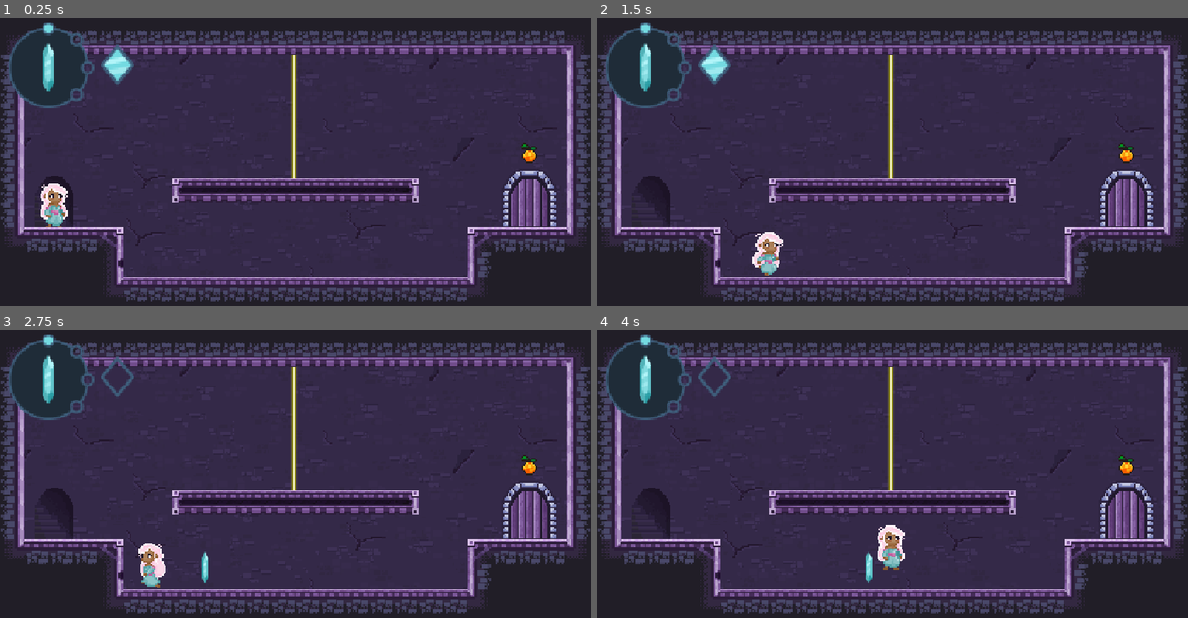
Above: before the commit, frames 1-4 (two rows, left to right).
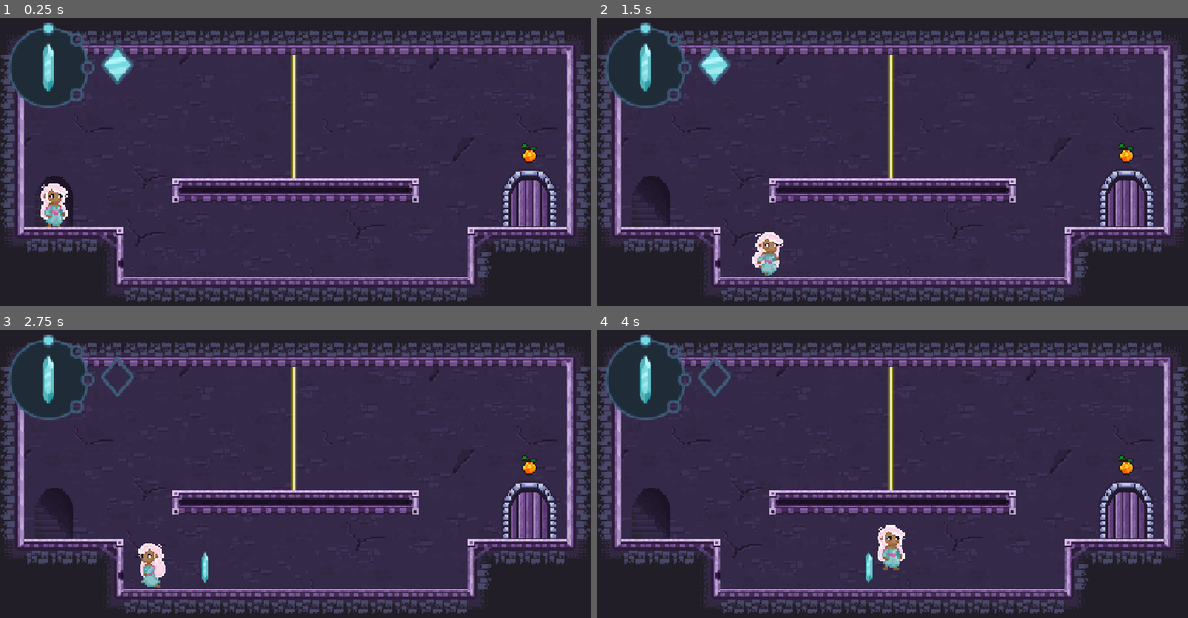
Above: after the commit, the same moments.

Repository: Lucas-Ibiapina4/ST-Challenge
Game: Godot game, scene res://World/world.tscn
Same seed, same stepped clock (60 frames per second), same inputs: the game is played once before the commit and once after it.
Inputs:
- Up to frame 1 (0.25 s): no input
- Up to frame 2 (1.5 s): tap Enter at 0.5 s; hold D (right_move) from 0.53 s (still down); tap Q (create_cristal) at 0.6 s; tap W (jump) at 0.77 s; tap E (remove_cristal) at 1.35 s
- Up to frame 3 (2.75 s): tap W (jump) at 1.52 s; release D (right_move) at 2.03 s; hold A (left_move) from 2.03 s (still down); tap Q (create_cristal) at 2.1 s
- Up to frame 4 (4 s): release A (left_move) at 2.78 s; hold D (right_move) from 2.78 s (still down); tap E (remove_cristal) at 2.85 s; tap W (jump) at 3.02, 3.77 s; tap Q (create_cristal) at 3.6 s

The runs differ from the first frame. In frame 1, 0.3% of the frame differs, in the area x 1-99%, y 54-73%; in frame 2, 0.3%; in frame 3, 0.3%; in frame 4, 0.3%.

Commit message:
Feat: Menu

Diff:
--- a/Scenes/level_01.tscn
+++ b/Scenes/level_01.tscn
@@ -537,7 +537,7 @@
 sources/1 = SubResource("TileSetAtlasSource_g0uxb")
 
 [node name="Level01" type="Node2D" unique_id=2013607221 groups=["floor"]]
-position = Vector2(106, 433)
+position = Vector2(558, 449)
 script = ExtResource("1_g0uxb")
 quota = 1
 
--- /dev/null
+++ b/Scripts/main_menu.gd
@@ -0,0 +1,6 @@
+extends Control
+
+#@export_file() var first_fase : String
+
+func _on_play_pressed() -> void:
+	get_tree().change_scene_to_file("res://World/world.tscn")
--- /dev/null
+++ b/World/MenuPrincipal.tscn
@@ -0,0 +1,38 @@
+[gd_scene format=3 uid="uid://uh3ugvqm5fri"]
+
+[ext_resource type="Script" uid="uid://dhhs0ta30enad" path="res://Scripts/main_menu.gd" id="1_ecvxa"]
+
+[node name="MainMenu" type="Control" unique_id=1277070991]
+layout_mode = 3
+anchors_preset = 15
+anchor_right = 1.0
+anchor_bottom = 1.0
+grow_horizontal = 2
+grow_vertical = 2
+script = ExtResource("1_ecvxa")
+first_fase = "uid://8lj3jwhex7fq"
+
+[node name="CenterContainer" type="CenterContainer" parent="." unique_id=852391430]
+layout_mode = 0
+offset_left = 16.0
+offset_top = 143.0
+offset_right = 1137.0
+offset_bottom = 495.0
+
+[node name="VBoxContainer" type="VBoxContainer" parent="CenterContainer" unique_id=1146284004]
+layout_mode = 2
+alignment = 1
+
+[node name="Label" type="Label" parent="CenterContainer/VBoxContainer" unique_id=839404380]
+layout_mode = 2
+theme_override_font_sizes/font_size = 80
+text = "Zahara"
+horizontal_alignment = 1
+vertical_alignment = 1
+
+[node name="Play" type="Button" parent="CenterContainer/VBoxContainer" unique_id=1768632135]
+layout_mode = 2
+theme_override_font_sizes/font_size = 40
+text = "Play"
+
+[connection signal="pressed" from="CenterContainer/VBoxContainer/Play" to="." method="_on_play_pressed"]
--- /dev/null
+++ b/World/menu.tscn
@@ -0,0 +1,53 @@
+[gd_scene format=3 uid="uid://cym4t8qnl5aj5"]
+
+[node name="Menu" type="Node2D" unique_id=1717044540]
+
+[node name="Title" type="Label" parent="." unique_id=1947916978]
+offset_left = -3.0
+offset_top = 1.0
+offset_right = 1150.0
+offset_bottom = 222.0
+theme_override_font_sizes/font_size = 100
+text = "Zahara"
+horizontal_alignment = 1
+
+[node name="SubTitle" type="Label" parent="Title" unique_id=692504567]
+layout_mode = 0
+offset_left = -1.0
+offset_top = -103.0
+offset_right = 1152.0
+offset_bottom = 222.0
+theme_override_font_sizes/font_size = 50
+text = "A Fuga de Uma Princesa"
+horizontal_alignment = 1
+vertical_alignment = 2
+
+[node name="CenterContainer" type="CenterContainer" parent="." unique_id=715002794]
+offset_left = 1.0
+offset_top = 299.0
+offset_right = 1151.0
+offset_bottom = 609.0
+
+[node name="Botoes" type="VBoxContainer" parent="CenterContainer" unique_id=1890770002]
+layout_mode = 2
+theme_override_constants/separation = 16
+
+[node name="Jogar" type="Button" parent="CenterContainer/Botoes" unique_id=706493022]
+layout_mode = 2
+theme_override_font_sizes/font_size = 40
+text = "JOGAR"
+
+[node name="Fases" type="Button" parent="CenterContainer/Botoes" unique_id=678051644]
+layout_mode = 2
+theme_override_font_sizes/font_size = 40
+text = "FASES"
+
+[node name="Configuracoes" type="Button" parent="CenterContainer/Botoes" unique_id=1531220873]
+layout_mode = 2
+theme_override_font_sizes/font_size = 40
+text = "CONFIGURACOES"
+
+[node name="Créditos" type="Button" parent="CenterContainer/Botoes" unique_id=1606307348]
+layout_mode = 2
+theme_override_font_sizes/font_size = 40
+text = "CRÉDITOS"
Not shown, added: Scripts/main_menu.gd.uid
